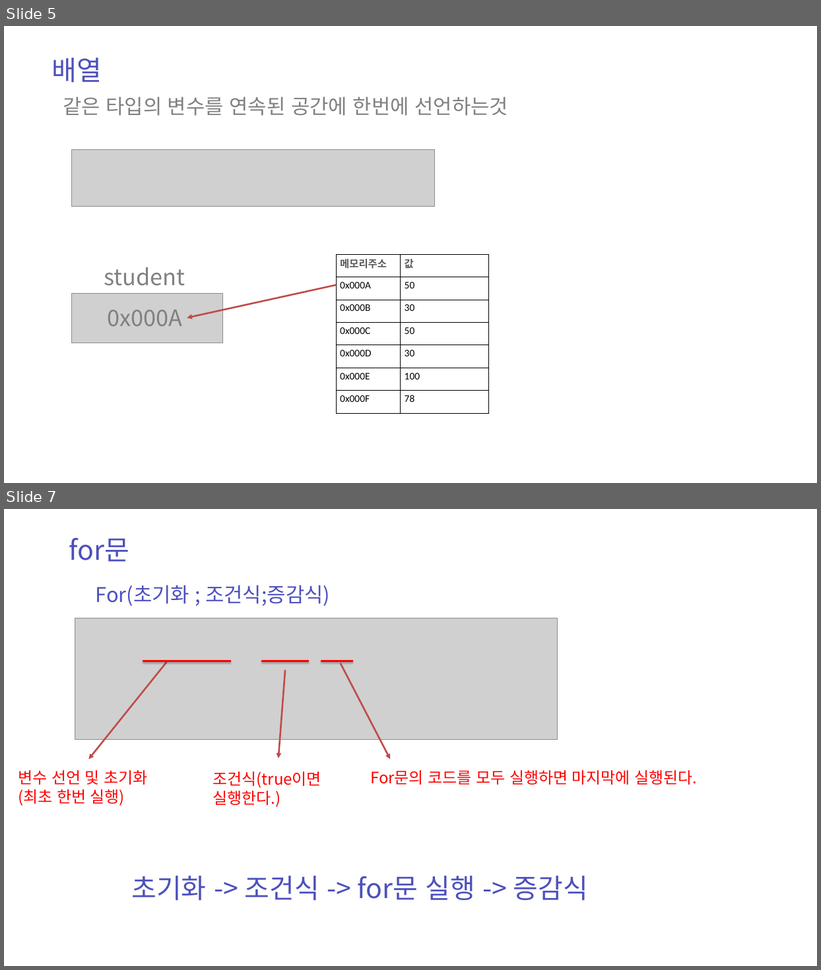
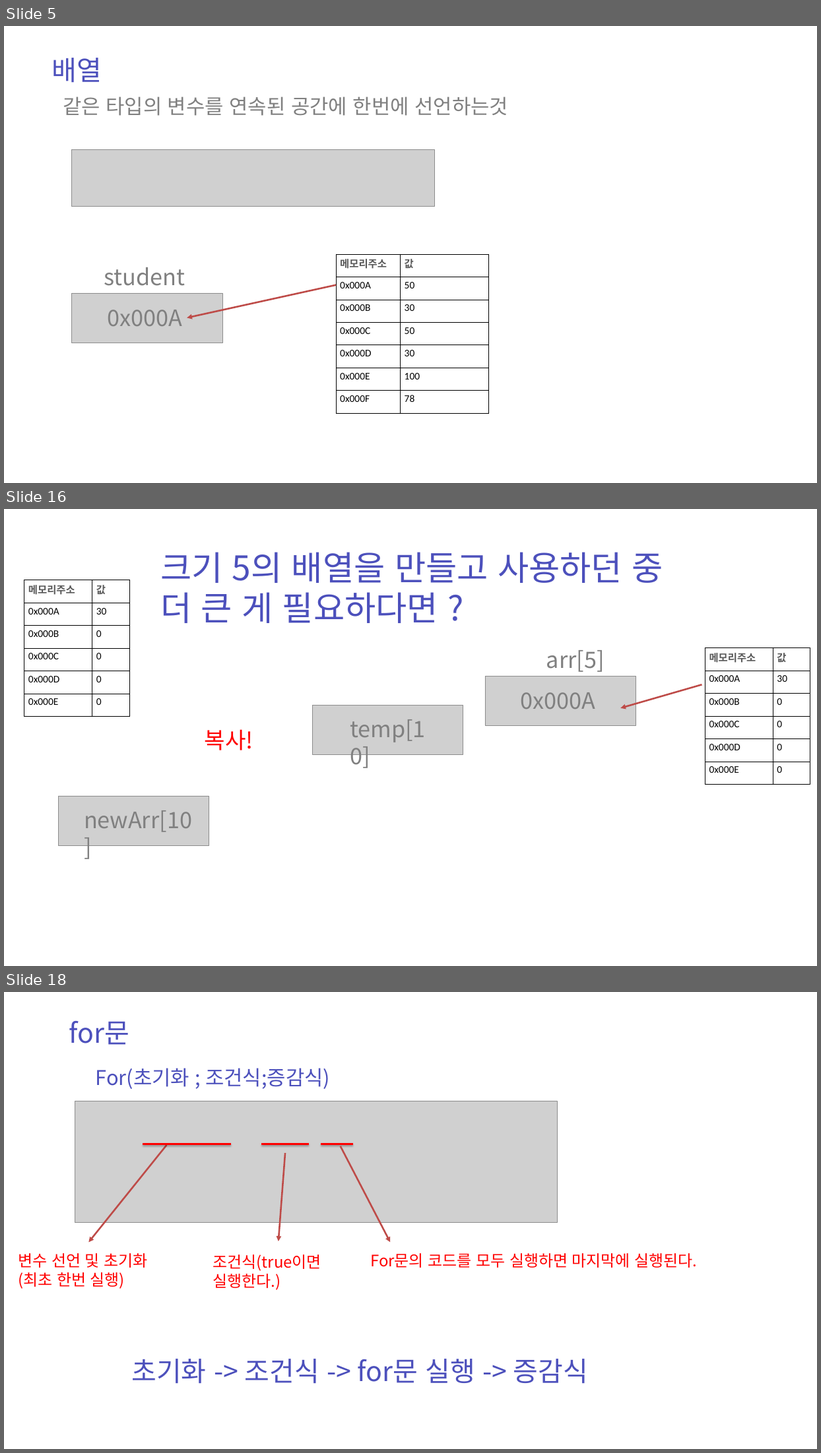
Before and after one commit to zest132/JavaLecture, a slide deck: JavaLecture/LectureFile/java 5강.pptx. Shown one above the other, each under a label of ours: slides 5 and 7 before the commit, slides 5, 16 and 18 after it; the slides between them are not shown. The pictures are 821x970 and 821x1453 pixels, drawn with LibreOffice and Linux fonts; fonts in the diff are those of the drawing; grey boxes stand for pictures. Boxes give left, top, right and bottom in pixels: in the first picture for what was removed or moved away, otherwise in the second. Text is boxed around its words. In the diff, an @@ line names an element or a change of style, - is before the commit and + after.

```diff
--- a/JavaLecture/LectureFile/java 5강.pptx
+++ b/JavaLecture/LectureFile/java 5강.pptx
@@ slide 16 added at (x1=4, y1=509, x2=817, y2=966), background #FFFFFF @@
@@ text added at (x1=160, y1=552, x2=663, y2=623), 60 pt, text #4C50BC @@
+크기 5의 배열을 만들고 사용하던 중 더 큰 게 필요하다면 ?
@@ table added at (x1=24, y1=580, x2=129, y2=717), 6 rows, 2 columns @@
+메모리주소 | 값
+0x000A | 30
+0x000B | 0
+0x000C | 0
+0x000D | 0
+0x000E | 0
@@ text added at (x1=547, y1=650, x2=605, y2=672), 40 pt, text #808080 @@
+arr[5]
@@ table added at (x1=706, y1=648, x2=811, y2=785), 6 rows, 2 columns @@
+메모리주소 | 값
+0x000A | 30
+0x000B | 0
+0x000C | 0
+0x000D | 0
+0x000E | 0
@@ picture added at (x1=485, y1=676, x2=636, y2=725) @@
@@ arrow added from (702, 685) to (620, 708), #BF4C48 3 pt @@
@@ picture added at (x1=312, y1=705, x2=463, y2=755) @@
@@ text added at (x1=521, y1=692, x2=596, y2=709), 40 pt, text #808080 @@
+0x000A
@@ text added at (x1=350, y1=720, x2=426, y2=743), 40 pt, text #808080 @@
+temp[10]
@@ text added at (x1=205, y1=729, x2=253, y2=751), 40 pt, text #FF0000 @@
+복사!
@@ picture added at (x1=58, y1=796, x2=209, y2=846) @@
@@ text added at (x1=84, y1=811, x2=192, y2=832), 40 pt, text #808080 @@
+newArr[10]
@@ what was slide 7 is now slide 18 @@
```
Also in this commit, not shown: 1 slide changed, 10 other slides added, 1 other file.
